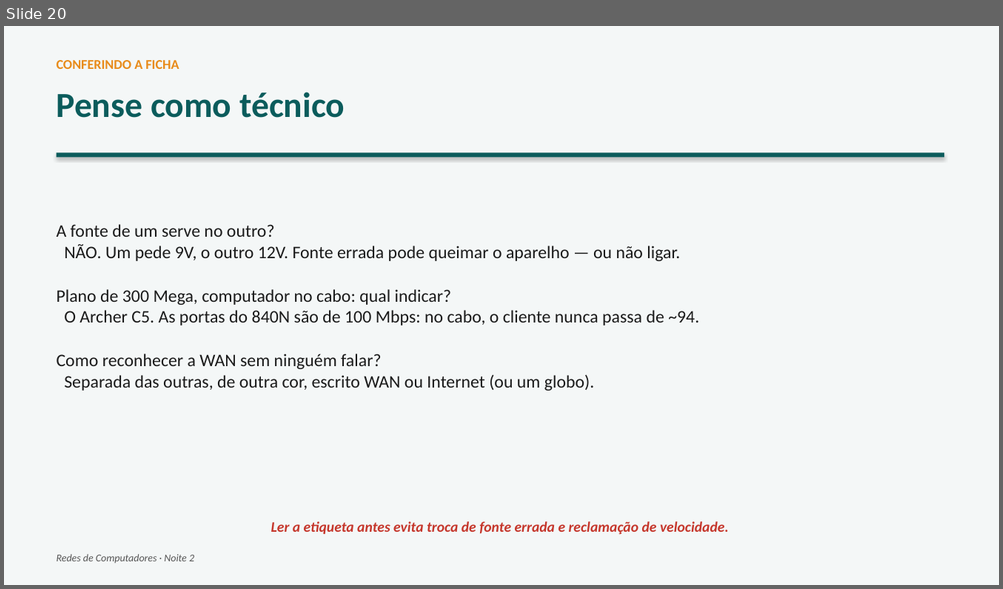
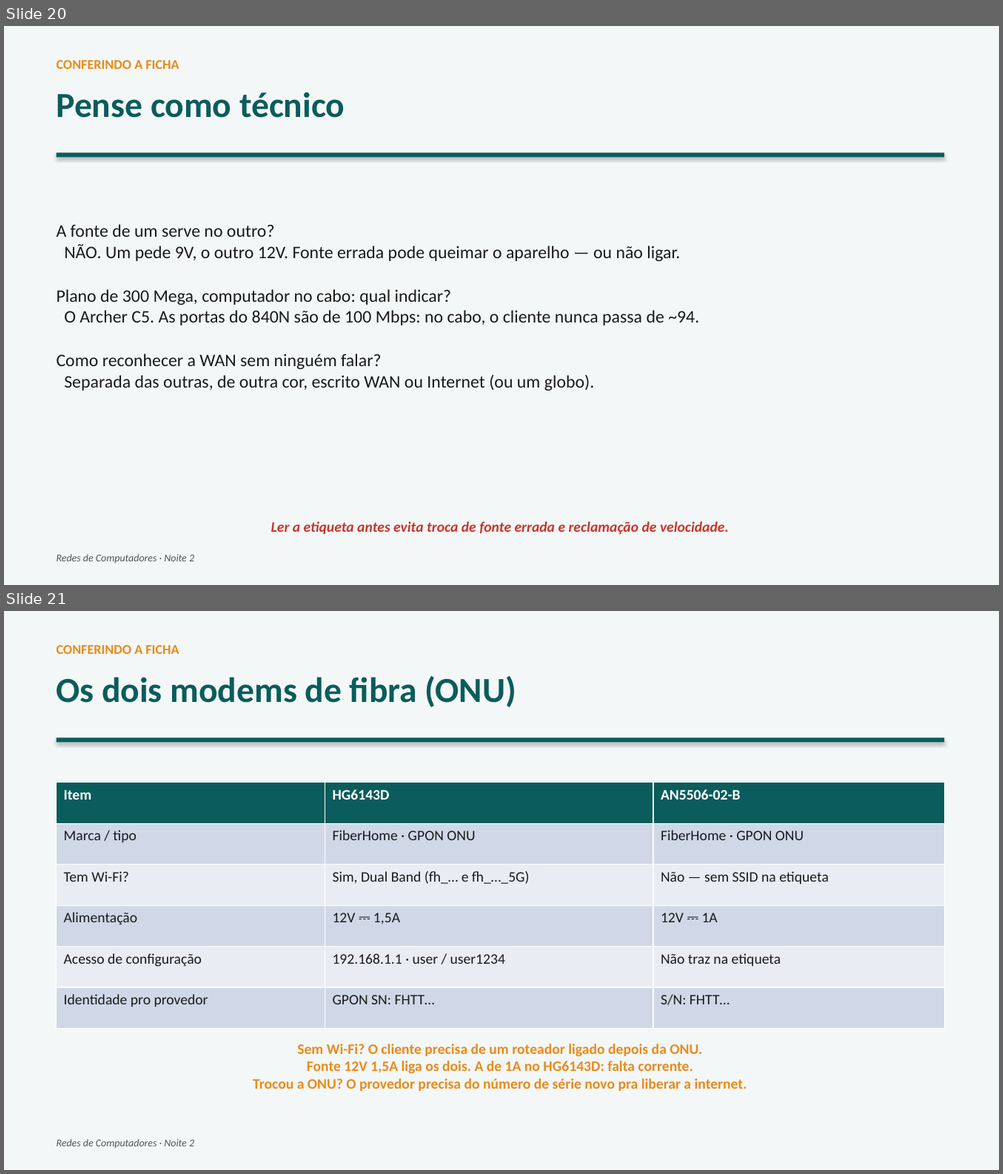
Before and after one commit to joninedel-prog/gerador_contratos, a slide deck: Aula - Redes 2 - Como a internet chega.pptx. Shown one above the other, each under a label of ours: slide 20 before the commit, slides 20 and 21 after it. The pictures are 1003x589 and 1003x1174 pixels, drawn with LibreOffice and Linux fonts; fonts in the diff are those of the drawing. Boxes give left, top, right and bottom in pixels: in the first picture for what was removed or moved away, otherwise in the second. Text is boxed around its words. In the diff, an @@ line names an element or a change of style, - is before the commit and + after.

Commit message:
feat: Noite 2 - ficha do modem de fibra (ONU)

```diff
--- a/Aula - Redes 2 - Como a internet chega.pptx
+++ b/Aula - Redes 2 - Como a internet chega.pptx
@@ slide 21 added at bbox=[4, 611, 999, 1170], background #FFFFFF @@
@@ rectangle added at bbox=[4, 611, 999, 1170], fill #F4F7F7 @@
@@ text added at bbox=[57, 645, 179, 654], 13 pt, text #E88B1A, bold @@
+CONFERINDO A FICHA
@@ text added at bbox=[57, 676, 516, 707], 34 pt, text #0B5C5C, bold @@
+Os dois modems de fibra (ONU)
@@ rectangle added at bbox=[57, 738, 944, 742], fill #0B5C5C @@
@@ table added at bbox=[57, 783, 944, 1029], 6 rows, 3 columns @@
+Item | HG6143D | AN5506-02-B
+Marca / tipo | FiberHome · GPON ONU | FiberHome · GPON ONU
+Tem Wi-Fi? | Sim, Dual Band (fh_… e fh_…_5G) | Não — sem SSID na etiqueta
+Alimentação | 12V ⎓ 1,5A | 12V ⎓ 1A
+Acesso de configuração | 192.168.1.1 · user / user1234 | Não traz na etiqueta
+Identidade pro provedor | GPON SN: FHTT… | S/N: FHTT…
@@ text added at bbox=[253, 1044, 747, 1091], 14 pt, text #E88B1A, bold @@
+Sem Wi-Fi? O cliente precisa de um roteador ligado depois da ONU.
+Fonte 12V 1,5A liga os dois. A de 1A no HG6143D: falta corrente.
+Trocou a ONU? O provedor precisa do número de série novo pra liberar a internet.
@@ text added at bbox=[57, 1139, 194, 1148], 10 pt, text #555555, italic @@
+Redes de Computadores · Noite 2
```
Also in this commit, not shown: 1 slide changed, 4 other files.
